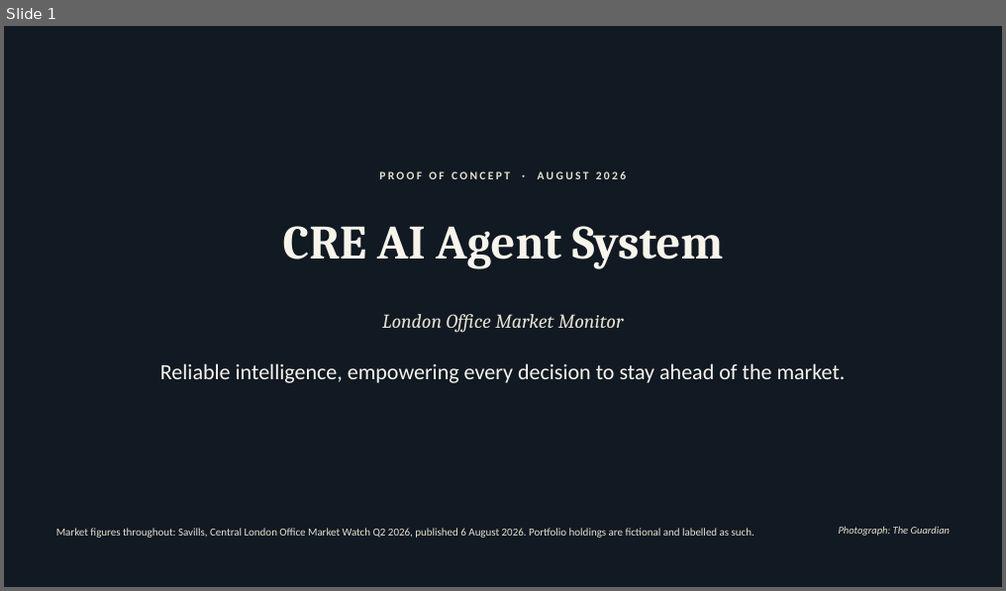
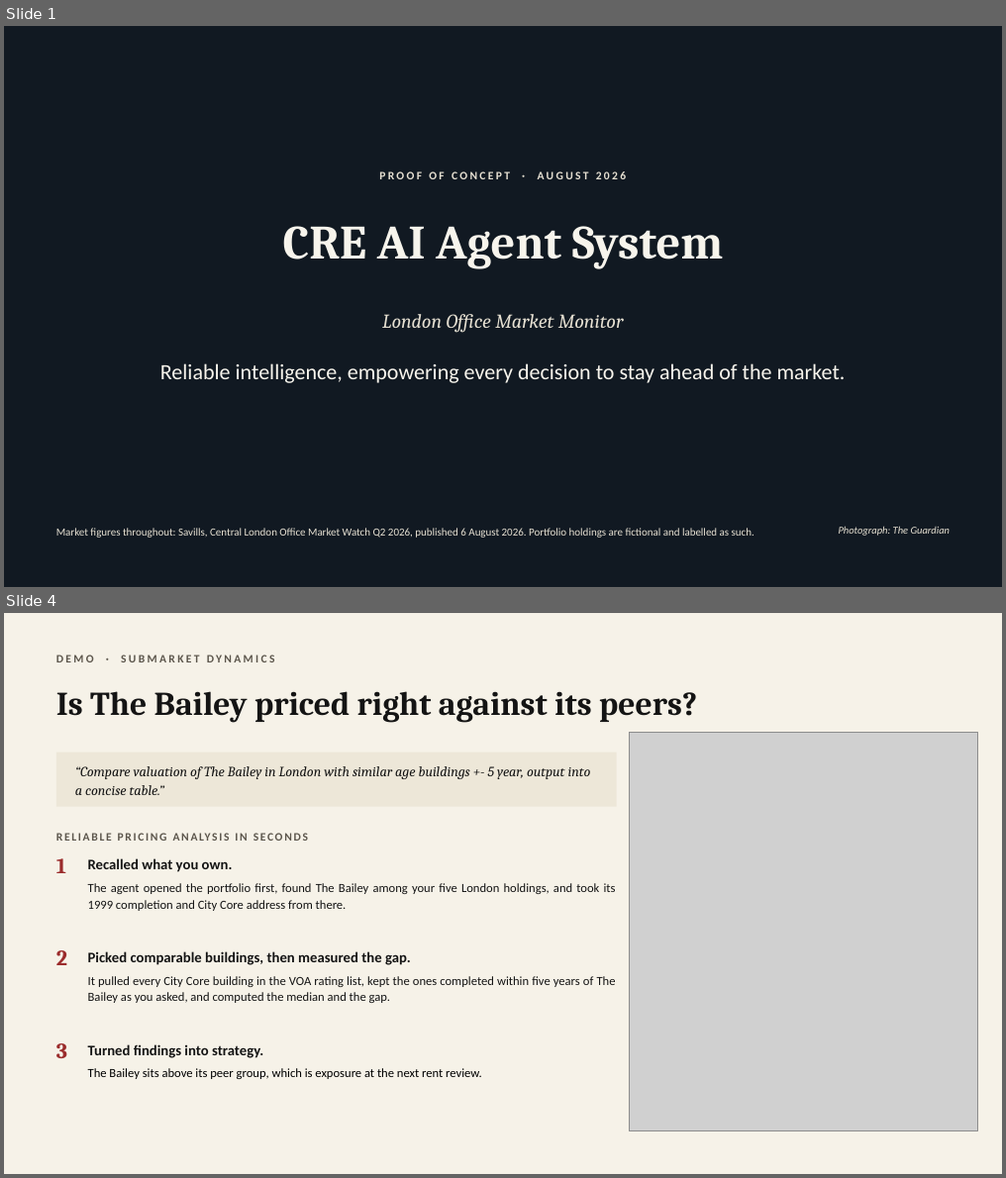
Before and after one commit to ethanlee928/cre_market_agent, a slide deck: slides/cre-ai-agent-system.pptx. Shown one above the other, each under a label of ours: slide 1 before the commit, slides 1 and 4 after it; the slides between them are not shown. The pictures are 1006x591 and 1006x1178 pixels, drawn with LibreOffice and Linux fonts; fonts in the diff are those of the drawing; grey boxes stand for pictures; background and template pictures are left out; a plain dark background stands for a picture behind light text. Boxes give left, top, right and bottom in pixels: in the first picture for what was removed or moved away, otherwise in the second. Text is boxed around its words. In the diff, an @@ line names an element or a change of style, - is before the commit and + after.

```diff
--- a/slides/cre-ai-agent-system.pptx
+++ b/slides/cre-ai-agent-system.pptx
@@ slide 4 added at <box>4,613,1002,1174</box>, background #F6F2E8 @@
@@ text added at <box>56,655,275,663</box>, 11 pt, text #5C564C, bold @@
+DEMO · SUBMARKET DYNAMICS
@@ text added at <box>56,691,697,723</box>, 32 pt, text #141414, bold @@
+Is The Bailey priced right against its peers?
@@ rectangle added at <box>56,753,617,807</box>, fill #EDE7D8 @@
@@ picture added at <box>630,732,978,1132</box> @@
@@ text added at <box>75,766,591,795</box>, 13.5 pt, text #141414, italic @@
+“Compare valuation of The Bailey in London with similar age buildings +- 5 year, output into a concise table.”
@@ text added at <box>56,859,66,873</box>, 21 pt, text #9B2C2C, bold @@
+1
@@ text added at <box>88,859,233,872</box>, 14 pt, text #141414, bold @@
+Recalled what you own.
@@ text added at <box>88,883,616,911</box>, 12 pt, text #141414 @@
+The agent opened the portfolio first, found The Bailey among your five London holdings, and took its 1999 completion and City Core address from there.
@@ text added at <box>56,951,67,965</box>, 21 pt, text #9B2C2C, bold @@
+2
@@ text added at <box>88,952,411,965</box>, 14 pt, text #141414, bold @@
+Picked comparable buildings, then measured the gap.
@@ text added at <box>88,976,616,1003</box>, 12 pt, text #141414 @@
+It pulled every City Core building in the VOA rating list, kept the ones completed within five years of The Bailey as you asked, and computed the median and the gap.
@@ text added at <box>256,976,265,985</box>, 11 pt, text #5C564C, bold @@
+RELIABLE PRICING ANALYSIS IN SECONDS
@@ text added at <box>56,1044,67,1059</box>, 21 pt, text #9B2C2C, bold @@
+3
@@ text added at <box>88,1045,263,1059</box>, 14 pt, text #141414, bold @@
+Turned findings into strategy.
@@ text added at <box>88,1068,482,1079</box>, 12 pt, text #000000 @@
+The Bailey sits above its peer group, which is exposure at the next rent review.
```
Also in this commit, not shown: 2 slides changed, 1 other slide added, 2 slides removed, 4 other files.
